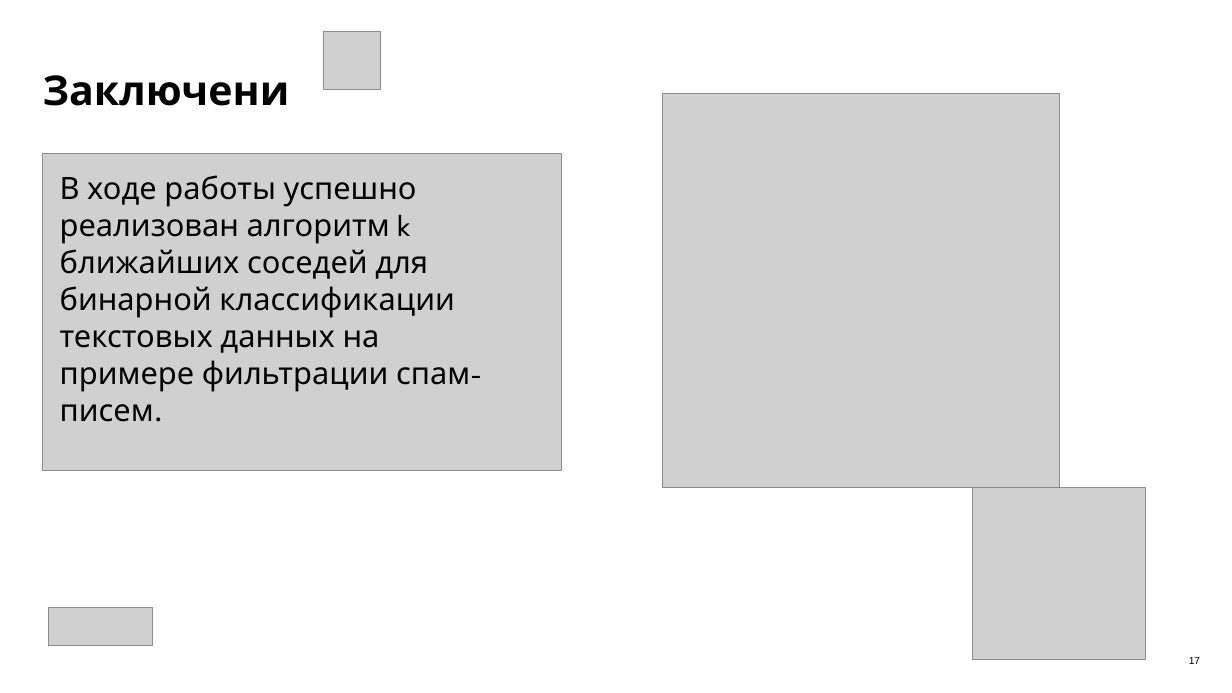
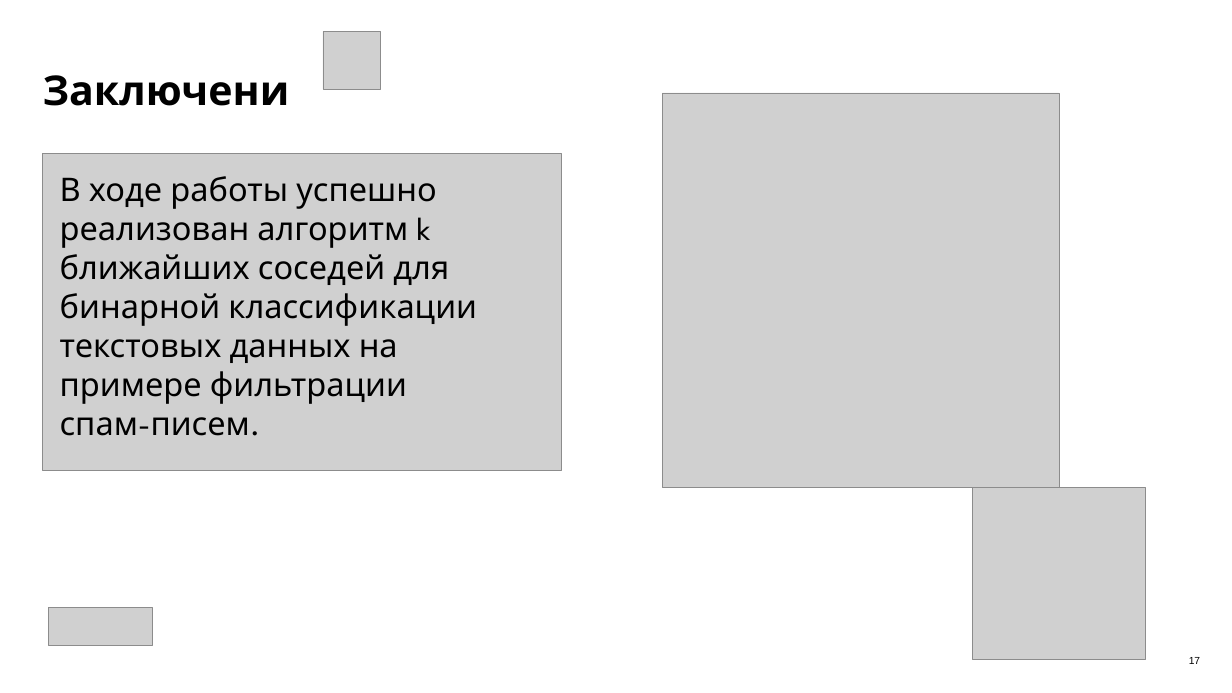
Before and after one commit to tmwsw/me5, a slide deck: slide 17 of Презентация курсовая Марин Виктор ИСП-21.pptx. Drawn at 1232x693 pixels with LibreOffice and Linux fonts; fonts in the diff are those of the drawing; grey boxes stand for pictures. Boxes give left, top, right and bottom in pixels: in the first picture for what was removed or moved away, otherwise in the second. Text is boxed around its words. In the diff, an @@ line names an element or a change of style, - is before the commit and + after.

```diff
--- a/Презентация курсовая Марин Виктор ИСП-21.pptx
+++ b/Презентация курсовая Марин Виктор ИСП-21.pptx
@@ text "В ходе работы успешно реализован ..." at box(60, 176, 477, 436): size 36 to 38 pt @@
```
Also in this commit, not shown: 4 other slides changed, 3 other files.
